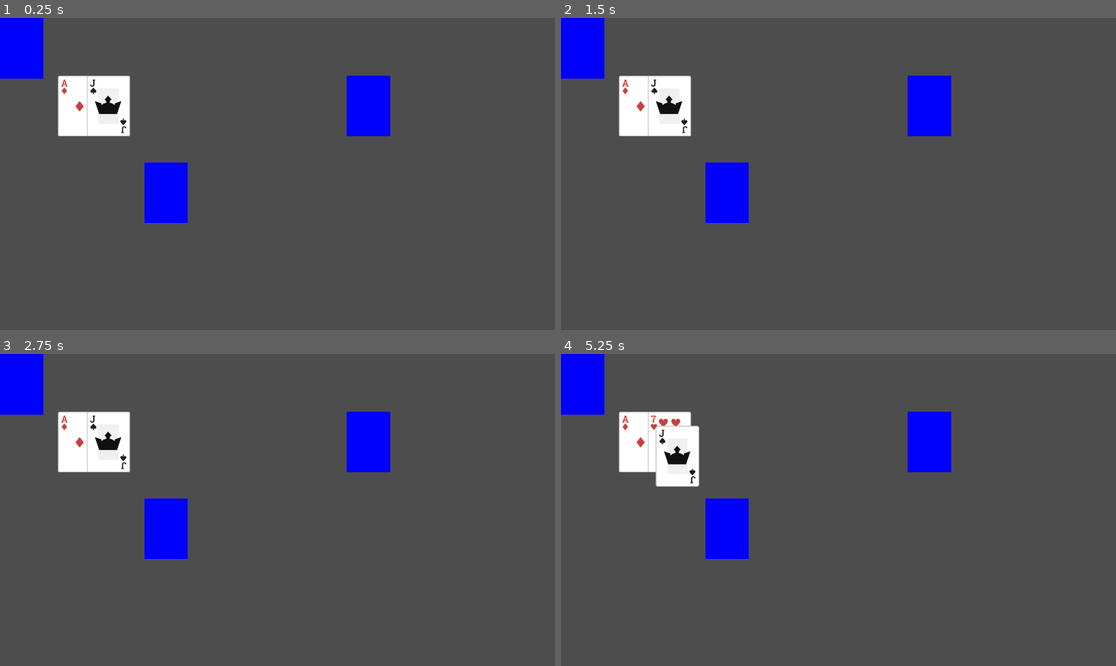
Above: before the commit, frames 1-4 (two rows, left to right).
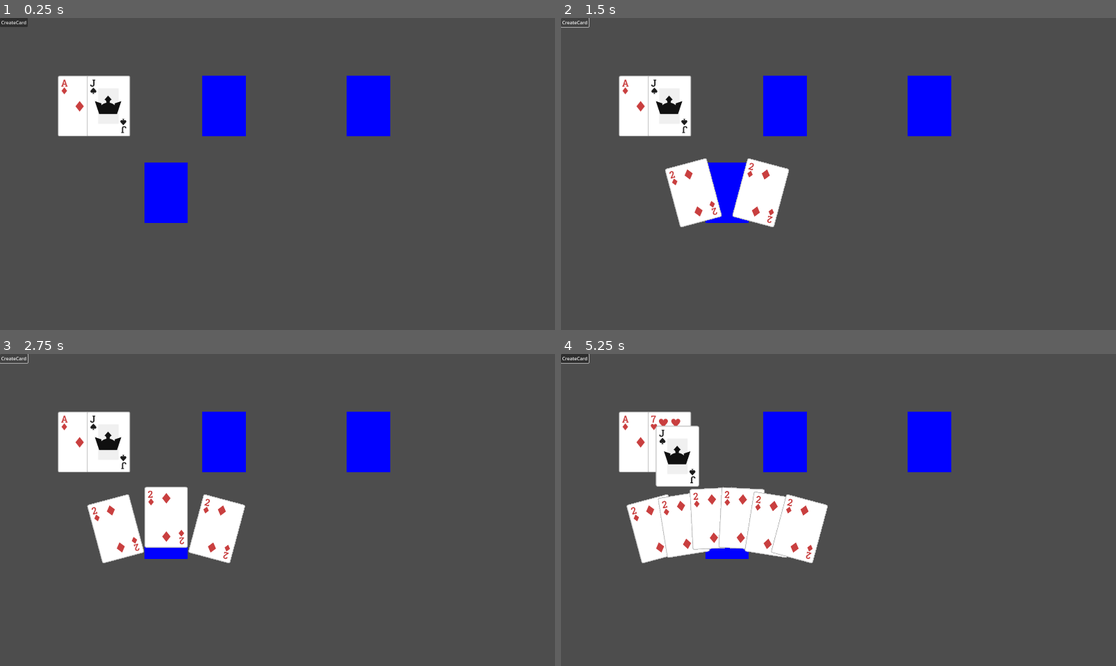
Above: after the commit, the same moments.

Repository: emabrey/card-framework
Game: Godot game, scene res://card_framework/card_manager.tscn
The game is run twice, just before and just after one commit, with the same random seed, the same clock (stepped at 60 frames per second) and the same inputs. The project has no main scene, so this scene is started directly.
Inputs (mouse positions are in pixels of both pictures, inside the frame that each line leads up to):
- Up to frame 1 (0.25 s): no input
- Up to frame 2 (1.5 s): click (577, 21) at 0.5 s, where only the run after the commit has a clickable "CreateCard"; click (577, 21) at 1.25 s, where only the run after the commit has a clickable "CreateCard"
- Up to frame 3 (2.75 s): click (16, 357) at 2 s, where only the run after the commit has a clickable "CreateCard"
- Up to frame 4 (5.25 s): tap Enter at 2.75, 5 s; drag from (616, 413) to (894, 441) at 2.77 s; drag from (649, 413) to (810, 572) at 3.52 s; tap Space at 4.25 s; move the mouse to (649, 413) at 4.27 s; click (649, 413) at 4.42 s; drag from (649, 413) to (672, 463) at 5.02 s

The runs differ from the first frame. In frame 1, 3.1% of the frame differs, in the area x 0-45%, y 0-38%; in frame 2, 6.1%; in frame 3, 7.7%; in frame 4, 9.8%, in the area x 0-49%, y 0-68%.

Commit message:
feat: implement card factory

Diff:
--- a/card_framework/card.gd
+++ b/card_framework/card.gd
@@ -3,6 +3,7 @@
 
 const HOLDING_Z_INDEX = 1000
 
+@export var card_name: String
 @export var card_size := Vector2(150, 210)
 @export var front_image: Texture2D
 @export var back_image: Texture2D
@@ -33,6 +34,7 @@
 
 @onready var front_face_texture := $FrontFace/TextureRect
 @onready var back_face_texture := $BackFace/TextureRect
+
 
 func _ready():
 	mouse_filter = Control.MOUSE_FILTER_STOP
@@ -69,6 +71,11 @@
 			if target_drop_zone != null:
 				CardFrameworkSignalBus.card_dropped.emit(self, target_drop_zone)
 				target_drop_zone = null
+
+
+func set_faces(front_face: Texture2D, back_face: Texture2D):
+	front_face_texture.texture = front_face
+	back_face_texture.texture = back_face
 
 
 func return_card():
--- /dev/null
+++ b/card_framework/card_factory.gd
@@ -0,0 +1,71 @@
+class_name CardFactory
+extends Node
+
+## card image asset directory
+@export
+var card_asset_dir: String
+
+## card information json directory
+@export
+var card_info_dir: String
+
+@export
+var back_image: Texture2D
+
+var card_scene = preload("card.tscn")
+
+
+func create_card(card_name: String, target: Node) -> Card:
+	var card_info = _load_card_info(card_name)
+	if card_info == null:
+		push_error("Card info not found for card: %s" % card_name)
+		return null
+
+	var front_image_path = card_asset_dir + "/" + card_info.front_image
+	var front_image = _load_image(front_image_path)
+	if front_image == null:
+		push_error("Card image not found: %s" % front_image_path)
+		return null
+
+	var card = _create_card_node(card_info.name, front_image, target)
+	return card
+
+
+func _load_card_info(card_name: String) -> Dictionary:
+	var json_path = card_info_dir + "/" + card_name + ".json"
+	if !FileAccess.file_exists(json_path):
+		return {}
+
+	var file = FileAccess.open(json_path, FileAccess.READ)
+	var json_string = file.get_as_text()
+	file.close()
+
+	var json = JSON.new()
+	var error = json.parse(json_string)
+	if error != OK:
+		push_error("Failed to parse JSON: %s" % json_path)
+		return {}
+
+	return json.data
+
+
+func _load_image(image_path: String) -> Texture2D:
+	if !FileAccess.file_exists(image_path):
+		return null
+
+	var image = Image.load_from_file(image_path)
+	var texture = ImageTexture.create_from_image(image)
+	return texture
+
+func _create_card_node(card_name: String, front_image: Texture2D, target: Node) -> Card:
+	if not target.has_node("Cards") or not target.has_method("add_card"):
+		return null
+
+	var card = card_scene.instantiate()
+	var cards_node = target.get_node("Cards")
+	cards_node.add_child(card)
+	target.add_card(card)
+	card.card_name = card_name
+	card.set_faces(front_image, back_image)
+
+	return card
--- /dev/null
+++ b/card_framework/card_factory.tscn
@@ -0,0 +1,8 @@
+[gd_scene load_steps=2 format=3 uid="uid://b5ysy3rd3deus"]
+
+[ext_resource type="Script" path="res://card_framework/card_factory.gd" id="1_vuwmp"]
+
+[node name="CardFactory" type="Control"]
+layout_mode = 3
+anchors_preset = 0
+script = ExtResource("1_vuwmp")
--- a/card_framework/card_manager.gd
+++ b/card_framework/card_manager.gd
@@ -39,3 +39,10 @@
 
 	card.return_card()
 	return null
+
+
+# XXX: Temp code
+func _on_card_create_button_pressed() -> void:
+	var card_factory := $CardFactory
+	var hand := $Hand
+	card_factory.create_card("diamond_2", hand)
--- a/card_framework/card_manager.tscn
+++ b/card_framework/card_manager.tscn
@@ -1,22 +1,29 @@
-[gd_scene load_steps=13 format=3 uid="uid://c7u8hryloq7hy"]
+[gd_scene load_steps=14 format=3 uid="uid://c7u8hryloq7hy"]
 
 [ext_resource type="Script" path="res://card_framework/card_manager.gd" id="1_cp2xm"]
 [ext_resource type="PackedScene" uid="uid://brjlo8xing83p" path="res://card_framework/card.tscn" id="1_rvy15"]
-[ext_resource type="Texture2D" uid="uid://bg5qrq2m3p7vx" path="res://assets/images/cards/cardDiamondsA.png" id="3_1okis"]
-[ext_resource type="Texture2D" uid="uid://bnx5n1lm62uhd" path="res://assets/images/cards/cardBack_blue1.png" id="4_br0t2"]
-[ext_resource type="Texture2D" uid="uid://bcj7enn5aud74" path="res://assets/images/cards/cardClubsK.png" id="5_3nhiu"]
-[ext_resource type="Texture2D" uid="uid://dhbv3180662ef" path="res://assets/images/cards/cardClubsA.png" id="6_0jom7"]
-[ext_resource type="Texture2D" uid="uid://rq1hvheyp1l4" path="res://assets/images/cards/cardDiamonds5.png" id="7_4a4w8"]
+[ext_resource type="Texture2D" uid="uid://bg5qrq2m3p7vx" path="res://freecell/assets/images/cards/cardDiamondsA.png" id="3_1okis"]
+[ext_resource type="Texture2D" uid="uid://bnx5n1lm62uhd" path="res://freecell/assets/images/cards/cardBack_blue1.png" id="4_br0t2"]
+[ext_resource type="Texture2D" uid="uid://bcj7enn5aud74" path="res://freecell/assets/images/cards/cardClubsK.png" id="5_3nhiu"]
+[ext_resource type="Texture2D" uid="uid://dhbv3180662ef" path="res://freecell/assets/images/cards/cardClubsA.png" id="6_0jom7"]
+[ext_resource type="Texture2D" uid="uid://rq1hvheyp1l4" path="res://freecell/assets/images/cards/cardDiamonds5.png" id="7_4a4w8"]
 [ext_resource type="PackedScene" uid="uid://dk6rb7lhv1ef6" path="res://card_framework/pile.tscn" id="7_q6vhp"]
-[ext_resource type="Texture2D" uid="uid://cc36b3cs7qpr1" path="res://assets/images/cards/cardDiamondsJ.png" id="8_xp26u"]
-[ext_resource type="Texture2D" uid="uid://cqop7vbsrcb4a" path="res://assets/images/cards/cardHearts7.png" id="9_tvxph"]
-[ext_resource type="Texture2D" uid="uid://tj1aeye0jg6t" path="res://assets/images/cards/cardSpadesJ.png" id="10_p8f3f"]
+[ext_resource type="Texture2D" uid="uid://cc36b3cs7qpr1" path="res://freecell/assets/images/cards/cardDiamondsJ.png" id="8_xp26u"]
+[ext_resource type="Texture2D" uid="uid://cqop7vbsrcb4a" path="res://freecell/assets/images/cards/cardHearts7.png" id="9_tvxph"]
+[ext_resource type="Texture2D" uid="uid://tj1aeye0jg6t" path="res://freecell/assets/images/cards/cardSpadesJ.png" id="10_p8f3f"]
 [ext_resource type="PackedScene" uid="uid://bkpjlq7ggckg6" path="res://card_framework/hand.tscn" id="12_ye5es"]
+[ext_resource type="PackedScene" uid="uid://b5ysy3rd3deus" path="res://card_framework/card_factory.tscn" id="13_siw2h"]
 
 [node name="CardManager" type="Control"]
 layout_mode = 3
 anchors_preset = 0
 script = ExtResource("1_cp2xm")
+
+[node name="CardCreateButton" type="Button" parent="."]
+layout_mode = 0
+offset_right = 8.0
+offset_bottom = 8.0
+text = "CreateCard"
 
 [node name="Card1" parent="." instance=ExtResource("1_rvy15")]
 layout_mode = 1
@@ -82,6 +89,10 @@
 back_image = ExtResource("4_br0t2")
 
 [node name="Pile" parent="." instance=ExtResource("7_q6vhp")]
+offset_left = 700.0
+offset_top = 200.0
+offset_right = 700.0
+offset_bottom = 200.0
 sensor_size = Vector2(150, 210)
 sensor_color = Color(0.188235, 0.862745, 0.207843, 1)
 placement_size = Vector2(150, 210)
@@ -108,3 +119,10 @@
 sensor_color = Color(0, 1, 0, 1)
 placement_size = Vector2(150, 210)
 placement_color = Color(0, 0, 1, 1)
+
+[node name="CardFactory" parent="." instance=ExtResource("13_siw2h")]
+card_asset_dir = "res://freecell/assets/images/cards"
+card_info_dir = "freecell/card_info"
+back_image = ExtResource("4_br0t2")
+
+[connection signal="pressed" from="CardCreateButton" to="." method="_on_card_create_button_pressed"]
--- a/card_framework/pile.gd
+++ b/card_framework/pile.gd
@@ -42,7 +42,8 @@
 	if self.drop_zone == drop_zone:
 		if !_held_cards.has(card):
 			add_card(card)
-		_update_target_positions()
+		else:
+			_update_target_positions()
 	elif _held_cards.has(card):
 		remove_card(card)
 
@@ -50,6 +51,7 @@
 func add_card(card: Card) -> void:
 	Util.move_object(card, cards)
 	_held_cards.append(card)
+	_update_target_positions()
 
 
 func remove_card(card: Card) -> bool:
--- a/card_framework/util.gd
+++ b/card_framework/util.gd
@@ -1,7 +1,10 @@
 extends Node
 
 static func move_object(target: Node, to: Node):
-	var global_pos = target.global_position
-	target.get_parent().remove_child(target)
-	to.add_child(target)
-	target.global_position = global_pos
+	if target.get_parent() != null:
+		var global_pos = target.global_position
+		target.get_parent().remove_child(target)
+		to.add_child(target)
+		target.global_position = global_pos
+	else:
+		to.add_child(target)
